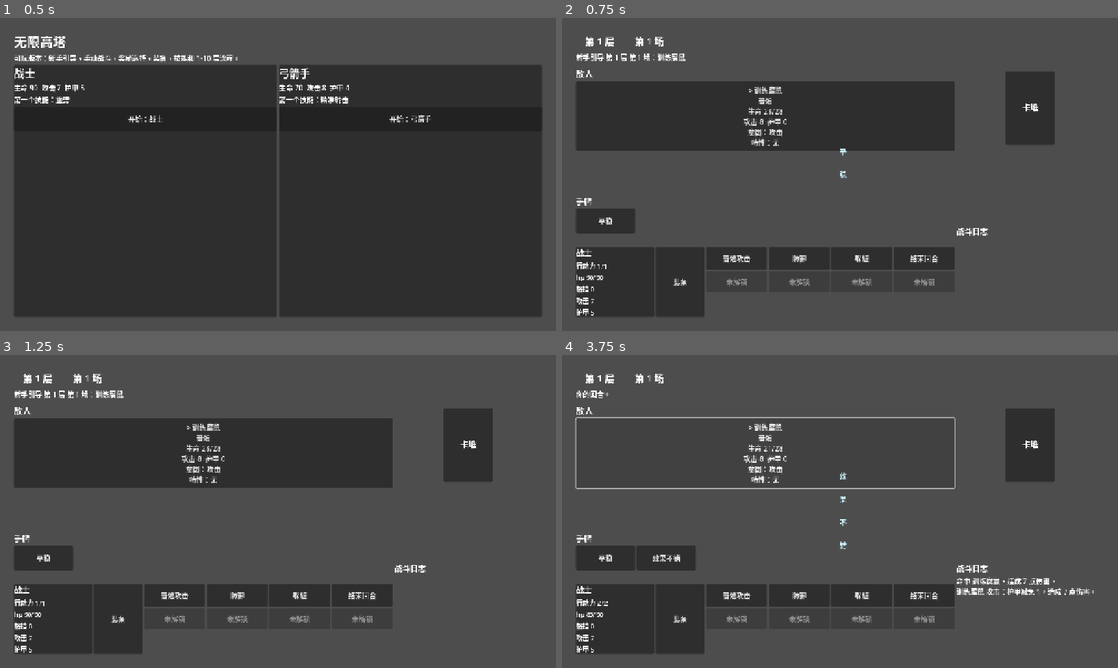
Above: before the commit, frames 1-4 (two rows, left to right).
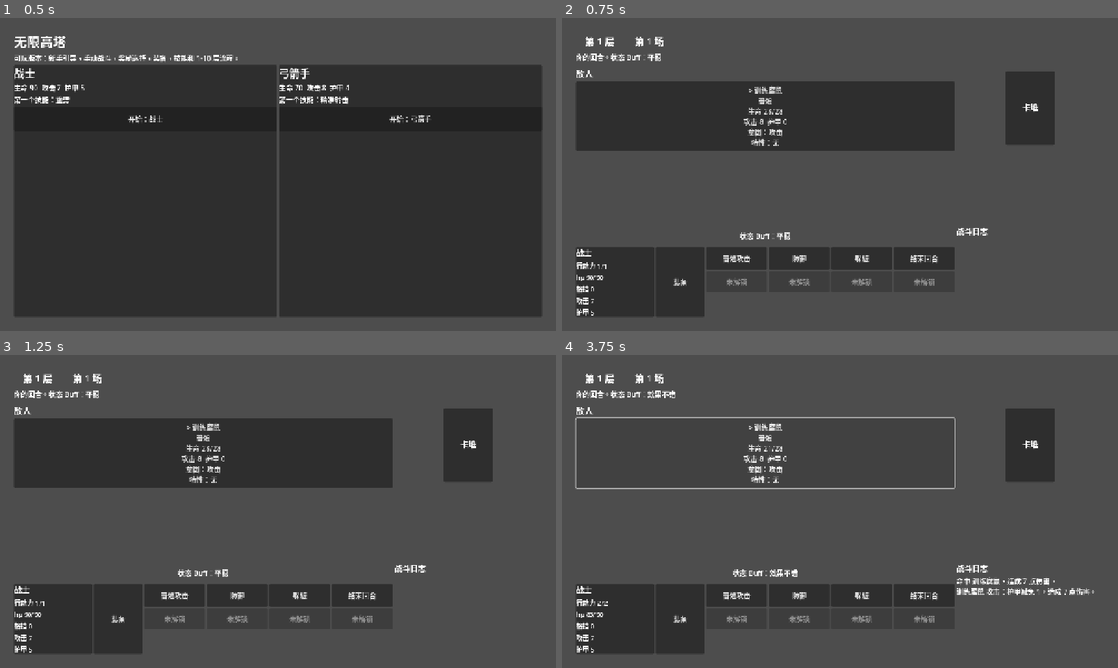
Above: after the commit, the same moments.

Repository: vacryleaf/super_tower
Game: Godot game, scene res://scenes/main.tscn
Two runs of this game, one before a commit and one after it. Both use one fixed random seed, a clock stepped at 60 frames per second and the inputs below.
Inputs:
- Up to frame 1 (0.5 s): no input
- Up to frame 2 (0.75 s): click "开始：战士" at 0.5 s
- Up to frame 3 (1.25 s): no input
- Up to frame 4 (3.75 s): click "普通攻击" at 1.25 s; click "防御" at 2 s; click "结束回合" at 2.75 s; click "> 训练腐鼠 普通 生命 21/28 攻击 8 护甲 0 …" at 3.5 s

Frame 1 is identical in both runs. In frame 2, 1.3% of the frame differs, in the area x 2-52%, y 11-71%; in frame 3, 1.3%; in frame 4, 2.1%.

Commit message:
Replace hand cards with turn state buffs

Diff:
--- a/GameProject/scripts/core/play_session.gd
+++ b/GameProject/scripts/core/play_session.gd
@@ -22,13 +22,10 @@
 var dodge_layers := 0
 var round_index := 0
 var pending_state_card := ""
-var state_cards: Array[String] = []
 var state_draw_cursor := 0
-var used_state_cards_this_turn := 0
 var reward_options: Array[Dictionary] = []
 var battle_log: Array[String] = []
 var last_events: Array[Dictionary] = []
-var last_drawn_cards: Array[String] = []
 
 
 func start_new_game(selected_class: String) -> void:
@@ -47,7 +44,6 @@
 
 func _start_current_battle() -> void:
 	last_events.clear()
-	last_drawn_cards.clear()
 	current_encounter = _get_current_encounter()
 	enemies = _build_enemies(current_encounter)
 	action_points = 1
@@ -56,8 +52,6 @@
 	dodge_layers = 0
 	round_index = 0
 	pending_state_card = ""
-	state_cards.clear()
-	used_state_cards_this_turn = 0
 	battle_log.clear()
 	phase = "battle"
 	message = _battle_title()
@@ -96,35 +90,15 @@
 	round_index += 1
 	max_action_points = mini(round_index, 3)
 	action_points = max_action_points
-	used_state_cards_this_turn = 0
-	_draw_state_cards(1)
-
-
-func _draw_state_cards(count: int) -> void:
+	pending_state_card = _draw_state_buff()
+	message = "你的回合。状态 Buff：%s" % _state_name(pending_state_card)
+
+
+func _draw_state_buff() -> String:
 	var cycle := ["steady", "good", "steady", "great", "steady", "critical", "steady", "read", "good", "perfect_guard", "steady", "fallback"]
-	last_drawn_cards.clear()
-	for i in range(count):
-		if state_cards.size() >= 5:
-			return
-		var card_id: String = cycle[state_draw_cursor % cycle.size()]
-		state_cards.append(card_id)
-		last_drawn_cards.append(card_id)
-		state_draw_cursor += 1
-
-
-func use_state_card(index: int) -> void:
-	last_events.clear()
-	if phase != "battle":
-		return
-	if index < 0 or index >= state_cards.size():
-		return
-	if used_state_cards_this_turn >= 2:
-		message = "每回合最多使用 2 张状态卡。"
-		return
-	pending_state_card = state_cards[index]
-	state_cards.remove_at(index)
-	used_state_cards_this_turn += 1
-	message = "已准备状态卡：%s" % _state_name(pending_state_card)
+	var card_id: String = cycle[state_draw_cursor % cycle.size()]
+	state_draw_cursor += 1
+	return card_id
 
 
 func player_attack(target_index: int) -> void:
@@ -139,7 +113,7 @@
 	if pending_state_card == "fallback":
 		player_block += maxi(1, int(round(float(player["defense"]) * 0.5)))
 	action_points -= 1
-	_consume_pending_state()
+	_consume_state_after_action("attack")
 	_after_player_action()
 
 
@@ -152,7 +126,7 @@
 	action_points -= 1
 	battle_log.append("防御：获得 %d 点格挡值。" % gained)
 	last_events.append({"kind": "defense", "target": "player", "amount": gained})
-	_consume_pending_state()
+	_consume_state_after_action("defense")
 	_after_player_action()
 
 
@@ -167,7 +141,7 @@
 	action_points -= 1
 	battle_log.append("躲避：获得 %d 层躲避。" % gained)
 	last_events.append({"kind": "dodge", "target": "player", "amount": gained})
-	_consume_pending_state()
+	_consume_state_after_action("dodge")
 	_after_player_action()
 
 
@@ -190,16 +164,21 @@
 			return
 		var damage := _modified_value(int(player["attack"]) + int(skill.get("power", 0)) + int(player.get("skill_bonus", 0)), "attack")
 		_apply_damage_to_enemy(target, damage)
+		if pending_state_card == "fallback":
+			player_block += maxi(1, int(round(float(player["defense"]) * 0.5)))
 	elif skill_type == "defense" or skill_type == "stance":
 		var gained := _modified_value(int(skill.get("power", 0)) + int(player["defense"]), "defense")
 		player_block += gained
 		battle_log.append("%s：获得 %d 点格挡值。" % [skill["name"], gained])
 		last_events.append({"kind": "defense", "target": "player", "amount": gained})
 	elif skill_type == "dodge":
-		dodge_layers += 1
+		var gained := 1
+		if pending_state_card == "read":
+			gained = 2
+		dodge_layers += gained
 		player_block += int(skill.get("power", 0))
-		battle_log.append("%s：获得躲避。" % skill["name"])
-		last_events.append({"kind": "dodge", "target": "player", "amount": 1})
+		battle_log.append("%s：获得 %d 层躲避。" % [skill["name"], gained])
+		last_events.append({"kind": "dodge", "target": "player", "amount": gained})
 	elif skill_type == "heal":
 		var healed := int(skill.get("power", 0))
 		player["hp"] = mini(int(player["max_hp"]), int(player["hp"]) + healed)
@@ -210,7 +189,7 @@
 		simulator._recalculate_player_stats(player, false)
 		battle_log.append("%s：攻击提高。" % skill["name"])
 	action_points -= cost
-	_consume_pending_state()
+	_consume_state_after_action(skill_type)
 	_after_player_action()
 
 
@@ -221,7 +200,6 @@
 	_enemy_turn()
 	if _alive_enemy_count() > 0 and int(player["hp"]) > 0:
 		_begin_player_turn()
-		message = "你的回合。"
 
 
 func choose_reward(index: int) -> void:
@@ -434,8 +412,19 @@
 	return maxi(1, int(round(float(base) * multiplier)))
 
 
-func _consume_pending_state() -> void:
-	pending_state_card = ""
+func _consume_state_after_action(action_tag: String) -> void:
+	if pending_state_card == "":
+		return
+	var card: Dictionary = DataCatalog.STATE_CARDS[pending_state_card]
+	var card_tag := String(card.get("tag", ""))
+	if card_tag == "attack" and action_tag == "attack":
+		pending_state_card = ""
+	elif card_tag == "defense" and (action_tag == "defense" or action_tag == "stance"):
+		pending_state_card = ""
+	elif card_tag == "dodge" and action_tag == "dodge":
+		pending_state_card = ""
+	elif pending_state_card == "fallback" and action_tag == "attack":
+		pending_state_card = ""
 
 
 func _can_act(cost: int) -> bool:
--- a/GameProject/scripts/main.gd
+++ b/GameProject/scripts/main.gd
@@ -16,7 +16,6 @@
 var message_label_node: Label = null
 var pending_state_label_node: Label = null
 var deck_node: Control = null
-var hand_row_node: Control = null
 var action_buttons: Array[Button] = []
 var skill_buttons: Array[Button] = []
 var log_text_node: RichTextLabel = null
@@ -117,7 +116,6 @@
 	player_status_labels.clear()
 	pending_state_label_node = null
 	deck_node = null
-	hand_row_node = null
 	action_buttons.clear()
 	skill_buttons.clear()
 	log_text_node = null
@@ -139,24 +137,7 @@
 		enemy_row.add_child(_enemy_card(i))
 
 	combat_area.add_child(_spacer_vertical())
-	combat_area.add_child(_label("手牌", 18))
-	var state_row := HBoxContainer.new()
-	state_row.size_flags_horizontal = Control.SIZE_EXPAND_FILL
-	hand_row_node = state_row
-	combat_area.add_child(state_row)
-	for i in range(session.state_cards.size()):
-		var card_id: String = session.state_cards[i]
-		var button := Button.new()
-		button.text = DataCatalog.STATE_CARDS[card_id]["name"]
-		button.custom_minimum_size = Vector2(136, 56)
-		button.disabled = input_locked
-		button.pressed.connect(func(index := i) -> void:
-			session.use_state_card(index)
-			call_deferred("_refresh_battle_ui")
-		)
-		state_row.add_child(button)
-	pending_state_label_node = _label(_pending_state_text(), 16)
-	pending_state_label_node.custom_minimum_size = Vector2(0, 24)
+	pending_state_label_node = _status_badge(_pending_state_text(), 16, Vector2(220, 44))
 	combat_area.add_child(pending_state_label_node)
 
 	var bottom_bar := HBoxContainer.new()
@@ -179,10 +160,6 @@
 	_render_log(right)
 	if equipment_open:
 		_show_equipment_overlay()
-	if not session.last_drawn_cards.is_empty():
-		var cards := session.last_drawn_cards.duplicate()
-		session.last_drawn_cards.clear()
-		call_deferred("_animate_draw_cards", cards)
 
 
 func _enemy_card(index: int) -> Control:
@@ -464,26 +441,6 @@
 	elif placement == "center_top":
 		y = control.global_position.y + control.size.y * 0.18
 	return Vector2(x, y)
-
-
-func _animate_draw_cards(cards: Array) -> void:
-	if deck_node == null or hand_row_node == null:
-		return
-	for i in range(cards.size()):
-		var card_id: String = cards[i]
-		var label := _label(DataCatalog.STATE_CARDS[card_id]["name"], 16)
-		label.modulate = Color(0.8, 0.95, 1.0, 1)
-		label.z_index = 100
-		add_child(label)
-		label.global_position = deck_node.global_position + Vector2(20, 20)
-		var target := hand_row_node.global_position + Vector2(20 + i * 88, 8)
-		var tween := create_tween()
-		tween.tween_property(label, "global_position", target, 0.45)
-		tween.tween_property(label, "modulate:a", 0.0, 0.2)
-		tween.finished.connect(func() -> void:
-			if is_instance_valid(label):
-				label.queue_free()
-		)
 
 
 func _render_reward() -> void:
@@ -582,32 +539,9 @@
 		player_status_labels["block"].text = "格挡 %d" % session.player_block
 	if pending_state_label_node != null and is_instance_valid(pending_state_label_node):
 		pending_state_label_node.text = _pending_state_text()
-	_refresh_hand_row()
 	_refresh_action_buttons()
 	if log_text_node != null and is_instance_valid(log_text_node):
 		log_text_node.text = _battle_log_text()
-	if not session.last_drawn_cards.is_empty():
-		var cards := session.last_drawn_cards.duplicate()
-		session.last_drawn_cards.clear()
-		call_deferred("_animate_draw_cards", cards)
-
-
-func _refresh_hand_row() -> void:
-	if hand_row_node == null or not is_instance_valid(hand_row_node):
-		return
-	for child in hand_row_node.get_children():
-		child.queue_free()
-	for i in range(session.state_cards.size()):
-		var card_id: String = session.state_cards[i]
-		var button := Button.new()
-		button.text = DataCatalog.STATE_CARDS[card_id]["name"]
-		button.custom_minimum_size = Vector2(136, 56)
-		button.disabled = input_locked
-		button.pressed.connect(func(index := i) -> void:
-			session.use_state_card(index)
-			call_deferred("_refresh_battle_ui")
-		)
-		hand_row_node.add_child(button)
 
 
 func _refresh_action_buttons() -> void:
@@ -633,8 +567,8 @@
 
 func _pending_state_text() -> String:
 	if session.pending_state_card == "":
-		return ""
-	return "已准备：%s" % DataCatalog.STATE_CARDS[session.pending_state_card]["name"]
+		return "状态 Buff：无"
+	return "状态 Buff：%s" % DataCatalog.STATE_CARDS[session.pending_state_card]["name"]
 
 
 func _action_button(text_value: String, callback: Callable) -> Button:
--- a/GameProject/scripts/tests/playable_manual_test.gd
+++ b/GameProject/scripts/tests/playable_manual_test.gd
@@ -43,8 +43,6 @@
 	var target := _first_living_enemy(session)
 	if target < 0:
 		return
-	if session.state_cards.size() > 0 and session.used_state_cards_this_turn < 2 and session.pending_state_card == "":
-		session.use_state_card(0)
 	if String(session.player["class_id"]) == "archer" and _incoming_damage(session) >= int(session.player["defense"]) and session.action_points >= 1 and session.dodge_layers <= 0:
 		session.player_dodge()
 		return
Not shown, changed: docs/game_manual/03_cards.md
Not shown, changed: docs/game_manual/07_combat.md
